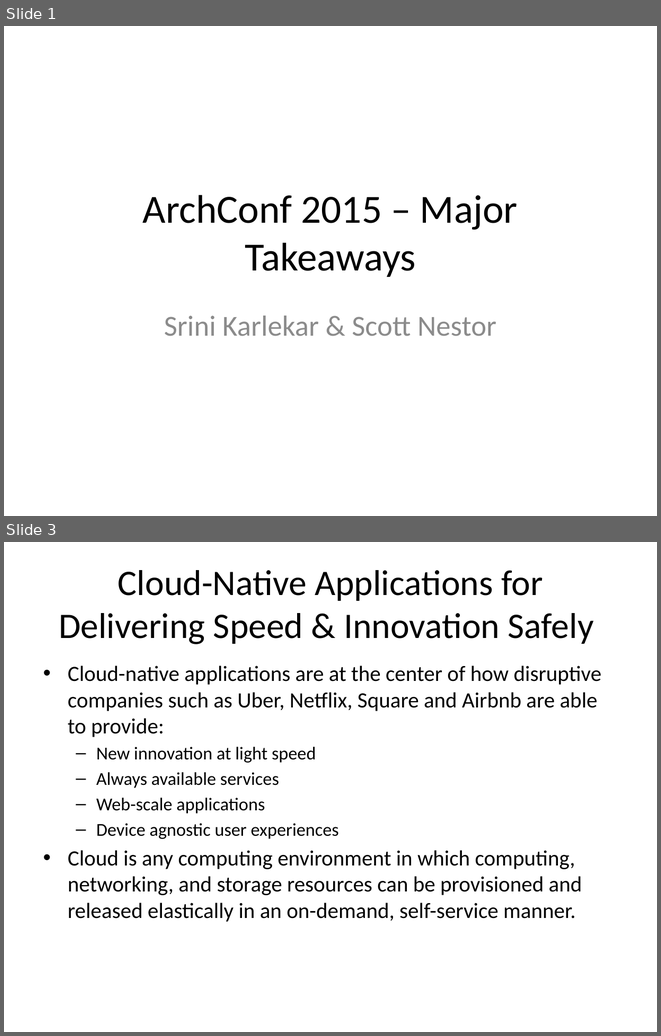
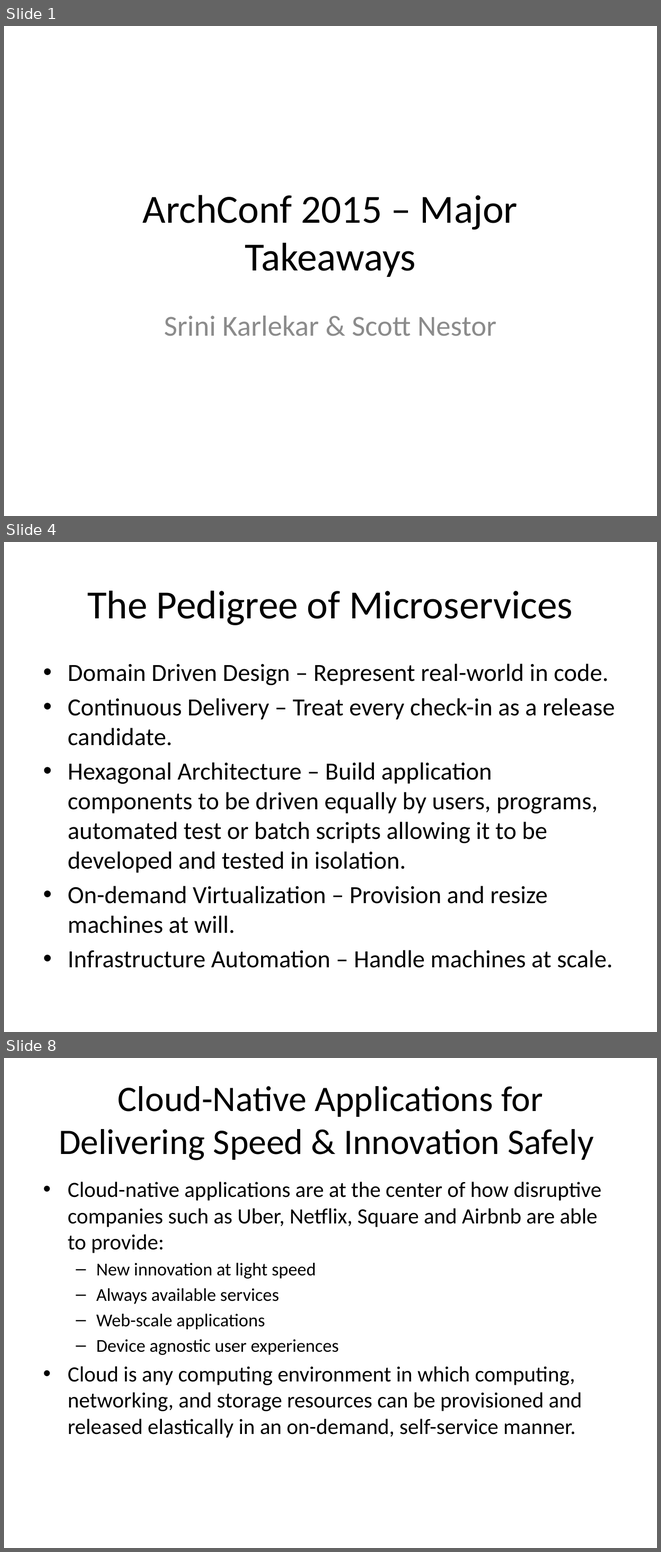
Before and after one commit to arpithparikh/ArchConf2015Collaboration, a slide deck: FannieMaeArchConfTakeaways.pptx. Shown one above the other, each under a label of ours: slides 1 and 3 before the commit, slides 1, 4 and 8 after it; the slides between them are not shown. The pictures are 661x1036 and 661x1552 pixels, drawn with LibreOffice and Linux fonts; fonts in the diff are those of the drawing. Boxes give left, top, right and bottom in pixels: in the first picture for what was removed or moved away, otherwise in the second. Text is boxed around its words. In the diff, an @@ line names an element or a change of style, - is before the commit and + after.

Commit message:
Added Microservices slides

```diff
--- a/FannieMaeArchConfTakeaways.pptx
+++ b/FannieMaeArchConfTakeaways.pptx
@@ slide 4 added at bbox=[4, 542, 657, 1032], background #FFFFFF @@
@@ title added at bbox=[87, 590, 573, 625], 44 pt, text #000000 @@
+The Pedigree of Microservices
@@ text added at bbox=[68, 663, 615, 968], 27.2 pt, text #000000 @@
+• Domain Driven Design – Represent real-world in code.
+• Continuous Delivery – Treat every check-in as a release candidate.
+• Hexagonal Architecture – Build application components to be driven equally by users, programs, automated test or batch scripts allowing it to be developed and tested in isolation.
+• On-demand Virtualization – Provision and resize machines at will.
+• Infrastructure Automation – Handle machines at scale.
@@ what was slide 3 is now slide 8 @@
```
Also in this commit, not shown: 1 slide changed, 4 other slides added.
